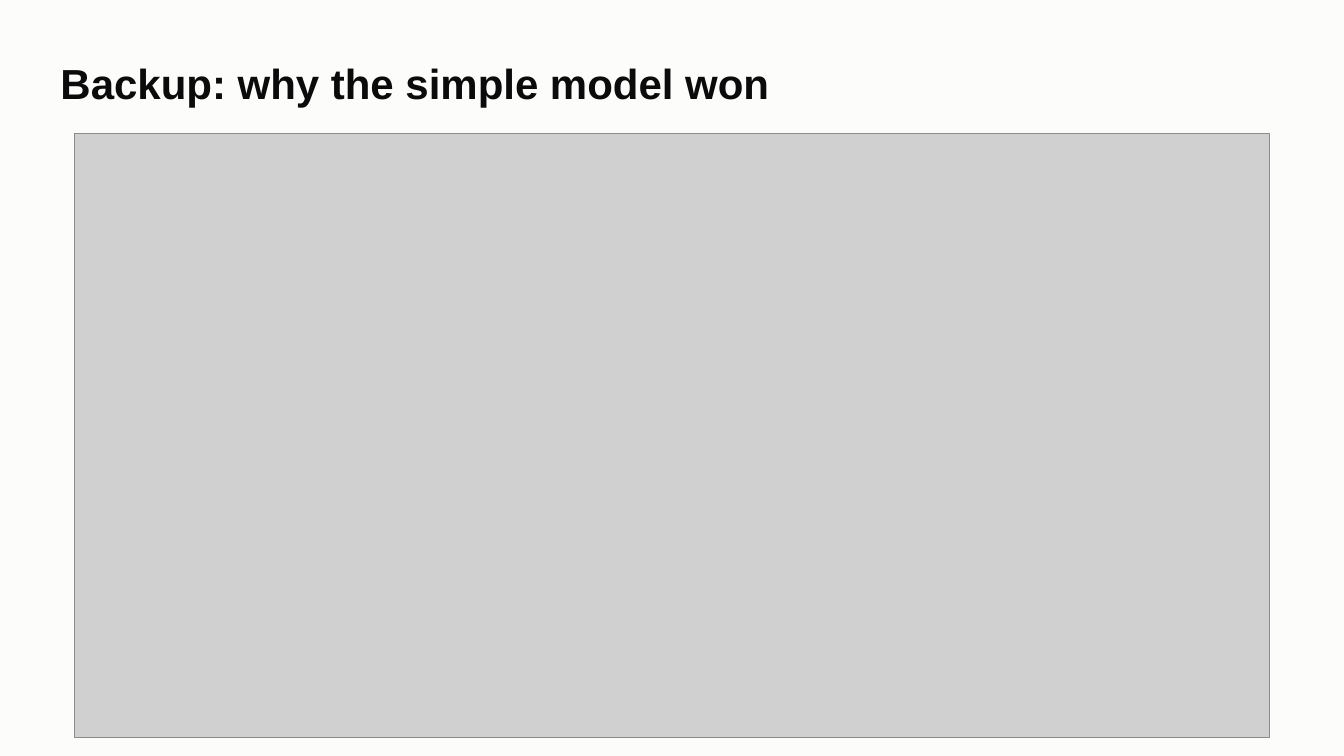
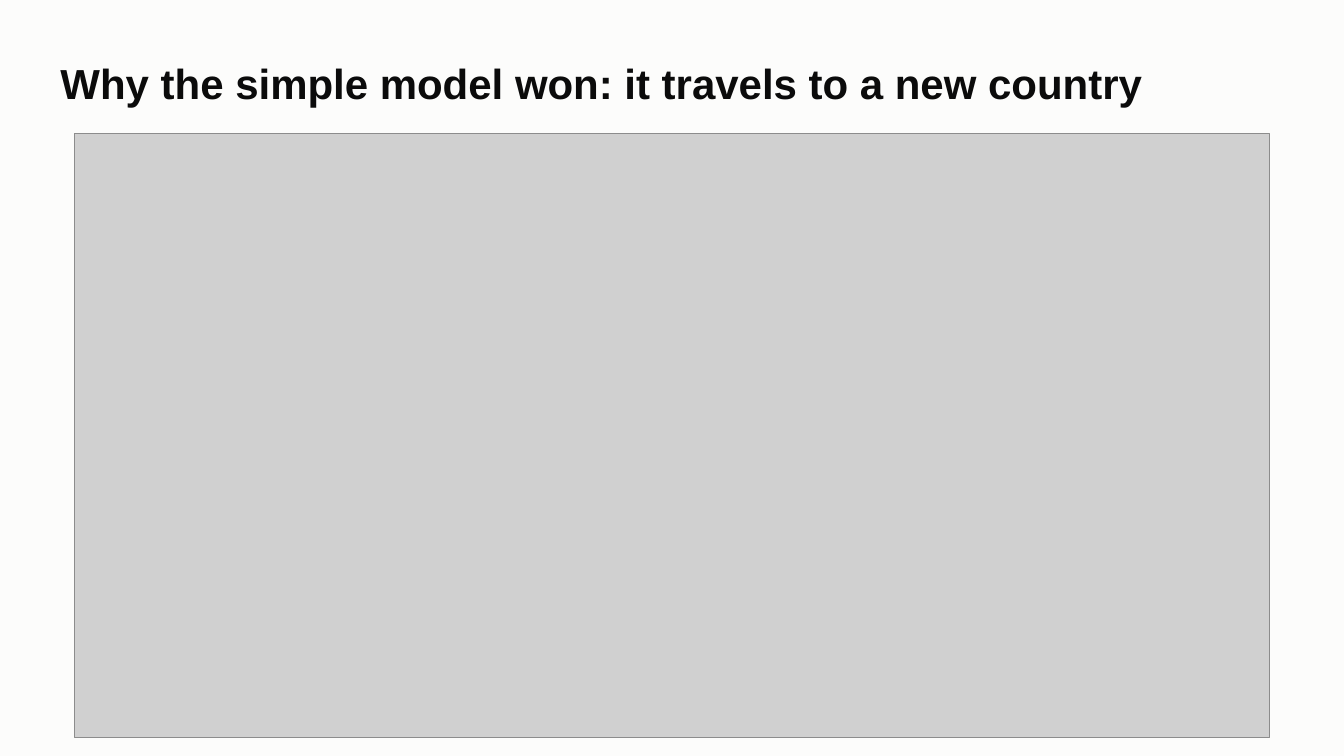
Before and after one commit to ChenSiyun1234/FieldVision, a slide deck: slide 17 of handoff/presentation/FieldVision_model_story.pptx (slide 13 before the commit). Drawn at 1344x756 pixels with LibreOffice and Linux fonts; fonts in the diff are those of the drawing; grey boxes stand for pictures. Boxes give left, top, right and bottom in pixels: in the first picture for what was removed or moved away, otherwise in the second. Text is boxed around its words. In the diff, an @@ line names an element or a change of style, - is before the commit and + after.

```diff
--- a/handoff/presentation/FieldVision_model_story.pptx
+++ b/handoff/presentation/FieldVision_model_story.pptx
@@ title at bbox=[60, 68, 1142, 107]: text changed @@
-Backup: why the simple model won
+Why the simple model won: it travels to a new country
```
Also in this commit, not shown: 9 other slides changed, 9 slides added, 5 slides removed, 2 other files.
